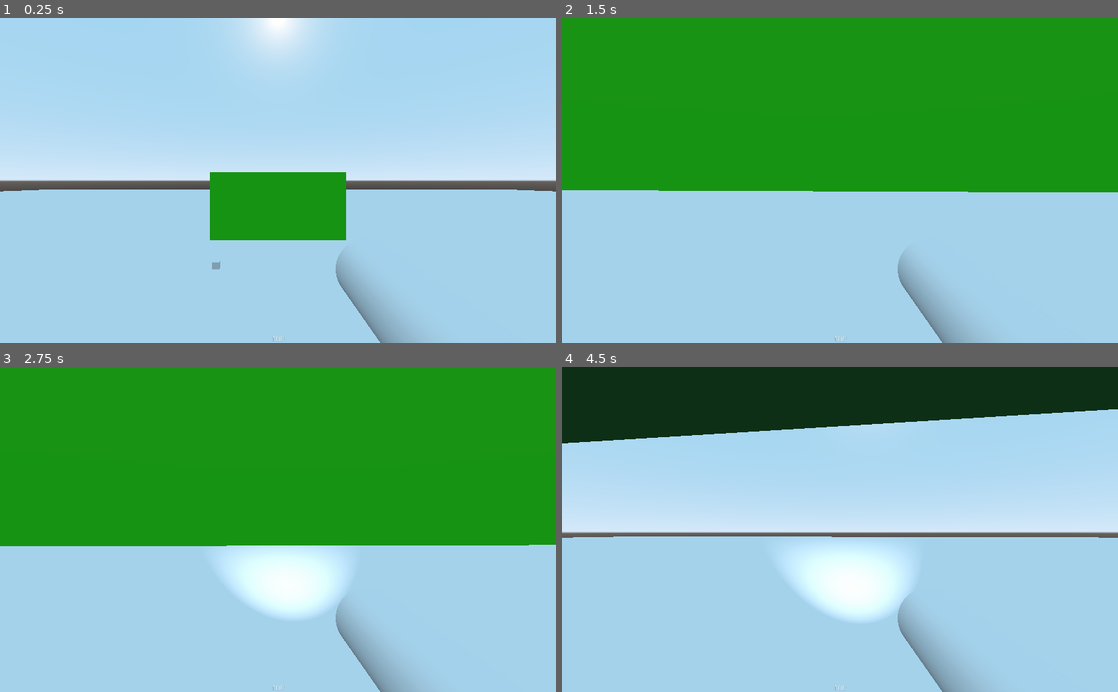
Above: before the commit, frames 1-4 (two rows, left to right).
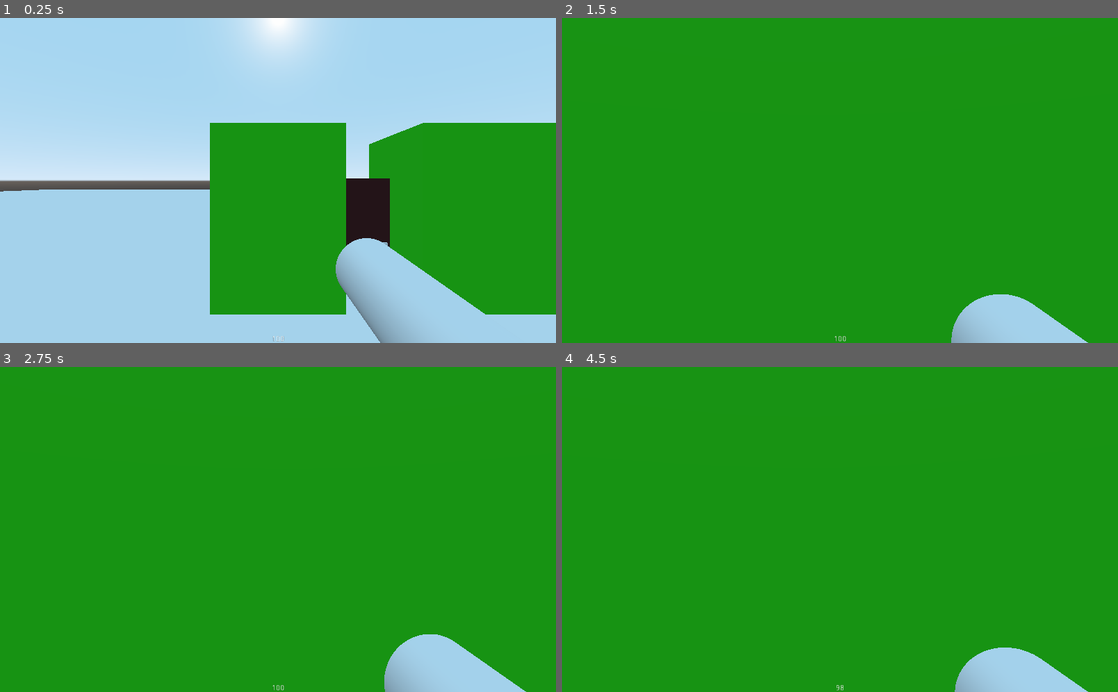
Above: after the commit, the same moments.

Repository: MetSpek/SideProject
Game: Godot game, scene res://Scenes/Test/TestWorld.tscn
The game is run twice, just before and just after one commit, with the same random seed, the same clock (stepped at 60 frames per second) and the same inputs. The project has no main scene, so this scene is started directly.
Inputs (mouse positions are in pixels of both pictures, inside the frame that each line leads up to):
- Up to frame 1 (0.25 s): no input
- Up to frame 2 (1.5 s): move the mouse to (867, 180) at 0.52 s; press the mouse at (867, 180) at 0.53 s; hold W (move_forward) from 0.53 s (still down); tap F (interact) at 0.6 s; tap Space (move_jump) at 0.77 s; move the mouse to (812, 180) at 1.27 s; release the mouse at (812, 180) at 1.28 s; click (812, 180) at 1.35 s
- Up to frame 3 (2.75 s): keep holding W (move_forward); tap Space (move_jump) at 1.52 s; tap F (interact) at 1.55, 2.1 s; move the mouse to (289, 523) at 2.02 s; press the mouse at (289, 523) at 2.03 s
- Up to frame 4 (4.5 s): keep holding W (move_forward); tap Enter at 2.75 s; move the mouse to (834, 536) at 2.77 s; release the mouse at (834, 536) at 2.78 s; click (834, 536) at 2.85 s; tap Space (move_jump) at 3.02, 3.77 s; tap F (interact) at 3.05 s; move the mouse to (878, 532) at 3.52 s; hold Ctrl (move_crouch) 3.53-4.28 s; click (878, 532) at 3.8 s; move the mouse to (795, 526) at 4.27 s; tap Shift (move_run) at 4.35 s

The runs differ from the first frame. In frame 1, 27% of the frame differs, in the area x 37-100%, y 32-92%; in frame 2, 44%; in frame 3, 42%; in frame 4, 98%, in the area x 0-100%, y 0-100%.

Commit message:
feat: add door

Diff:
--- a/Scenes/Equipment/Lockpick.tscn
+++ b/Scenes/Equipment/Lockpick.tscn
@@ -3,7 +3,7 @@
 [ext_resource path="res://Scripts/Equipment/Lockpick.gd" type="Script" id=1]
 
 [sub_resource type="BoxShape" id=1]
-extents = Vector3( 0.25, 0.25, 0.25 )
+extents = Vector3( 0.1, 0.1, 0.1 )
 
 [sub_resource type="SpatialMaterial" id=2]
 albedo_color = Color( 0.333333, 0.313726, 0.313726, 1 )
--- /dev/null
+++ b/Scenes/Interactables/Door.tscn
@@ -0,0 +1,73 @@
+[gd_scene load_steps=7 format=2]
+
+[ext_resource path="res://Scripts/Interactables/Door.gd" type="Script" id=1]
+
+[sub_resource type="SpatialMaterial" id=2]
+albedo_color = Color( 0.286275, 0.0705882, 0.0705882, 1 )
+
+[sub_resource type="BoxShape" id=1]
+extents = Vector3( 0.5, 1, 0.05 )
+
+[sub_resource type="Animation" id=3]
+length = 0.001
+tracks/0/type = "value"
+tracks/0/path = NodePath(".:rotation_degrees")
+tracks/0/interp = 1
+tracks/0/loop_wrap = true
+tracks/0/imported = false
+tracks/0/enabled = true
+tracks/0/keys = {
+"times": PoolRealArray( 0 ),
+"transitions": PoolRealArray( 1 ),
+"update": 0,
+"values": [ Vector3( 0, 0, 0 ) ]
+}
+
+[sub_resource type="Animation" id=4]
+resource_name = "close"
+tracks/0/type = "value"
+tracks/0/path = NodePath(".:rotation_degrees")
+tracks/0/interp = 1
+tracks/0/loop_wrap = true
+tracks/0/imported = false
+tracks/0/enabled = true
+tracks/0/keys = {
+"times": PoolRealArray( 0, 1 ),
+"transitions": PoolRealArray( 1, 1 ),
+"update": 0,
+"values": [ Vector3( 0, 90, 0 ), Vector3( 0, 0, 0 ) ]
+}
+
+[sub_resource type="Animation" id=5]
+resource_name = "open"
+tracks/0/type = "value"
+tracks/0/path = NodePath(".:rotation_degrees")
+tracks/0/interp = 1
+tracks/0/loop_wrap = true
+tracks/0/imported = false
+tracks/0/enabled = true
+tracks/0/keys = {
+"times": PoolRealArray( 0, 1 ),
+"transitions": PoolRealArray( 1, 1 ),
+"update": 0,
+"values": [ Vector3( 0, 0, 0 ), Vector3( 0, 90, 0 ) ]
+}
+
+[node name="Door" type="StaticBody" groups=["Object"]]
+collision_layer = 4
+script = ExtResource( 1 )
+
+[node name="CSGBox" type="CSGBox" parent="."]
+transform = Transform( 1, 0, 0, 0, 1, 0, 0, 0, 1, 0.5, 1, 0 )
+width = 1.0
+depth = 0.1
+material = SubResource( 2 )
+
+[node name="CollisionShape" type="CollisionShape" parent="."]
+transform = Transform( 1, 0, 0, 0, 1, 0, 0, 0, 1, 0.5, 1, 0 )
+shape = SubResource( 1 )
+
+[node name="AnimationPlayer" type="AnimationPlayer" parent="."]
+anims/RESET = SubResource( 3 )
+anims/close = SubResource( 4 )
+anims/open = SubResource( 5 )
--- a/Scenes/Player/Player.tscn
+++ b/Scenes/Player/Player.tscn
@@ -12,7 +12,7 @@
 collision_mask = 2
 script = ExtResource( 1 )
 
-[node name="CollisionShape" type="CollisionShape" parent="."]
+[node name="CollisionShape" type="CollisionShape" parent="." groups=["Player"]]
 transform = Transform( 1, 0, 0, 0, -4.37114e-08, -1, 0, 1, -4.37114e-08, 0, 0, 0 )
 shape = SubResource( 1 )
 
@@ -30,7 +30,7 @@
 
 [node name="interactRayCast" type="RayCast" parent="Waist/Head"]
 enabled = true
-cast_to = Vector3( 0, 0, -2 )
+cast_to = Vector3( 0, 0, -2.5 )
 collision_mask = 4
 
 [node name="InteractTimer" type="Timer" parent="Waist/Head/interactRayCast"]
@@ -40,6 +40,16 @@
 [node name="Hand" type="Spatial" parent="Waist/Head"]
 transform = Transform( 1, 0, 0, 0, 1, 0, 0, 0, 1, 0.2, -0.2, -0.273392 )
 script = ExtResource( 3 )
+
+[node name="tiltCheckLeft" type="RayCast" parent="Waist/Head"]
+enabled = true
+cast_to = Vector3( -0.75, 0, 0 )
+collision_mask = 2
+
+[node name="tiltCheckRight" type="RayCast" parent="Waist/Head"]
+enabled = true
+cast_to = Vector3( 0.75, 0, 0 )
+collision_mask = 2
 
 [node name="SprintTimer" type="Timer" parent="."]
 wait_time = 2.0
--- a/Scenes/Test/TestWorld.tscn
+++ b/Scenes/Test/TestWorld.tscn
@@ -1,7 +1,8 @@
-[gd_scene load_steps=6 format=2]
+[gd_scene load_steps=7 format=2]
 
 [ext_resource path="res://Scenes/Player/Player.tscn" type="PackedScene" id=1]
 [ext_resource path="res://Scenes/Equipment/Lockpick.tscn" type="PackedScene" id=2]
+[ext_resource path="res://Scenes/Interactables/Door.tscn" type="PackedScene" id=3]
 
 [sub_resource type="BoxShape" id=2]
 extents = Vector3( 50, 0.2, 50 )
@@ -26,7 +27,7 @@
 shape = SubResource( 2 )
 
 [node name="HeadBump" type="StaticBody" parent="."]
-transform = Transform( 1, 0, 0, 0, 1, 0, 0, 0, 1, 0, 1.83627, -4.40651 )
+transform = Transform( 1, 0, 0, 0, 3.35696, 0, 0, 0, 1, 0, 1.37838, -4.40651 )
 collision_layer = 6
 
 [node name="CSGBox" type="CSGBox" parent="HeadBump"]
@@ -36,8 +37,23 @@
 [node name="CollisionShape" type="CollisionShape" parent="HeadBump"]
 shape = SubResource( 1 )
 
+[node name="HeadBump2" type="StaticBody" parent="."]
+transform = Transform( 1, 0, 0, 0, 3.35696, 0, 0, 0, 1, 3.12116, 1.37838, -4.40651 )
+collision_layer = 6
+
+[node name="CSGBox" type="CSGBox" parent="HeadBump2"]
+height = 1.0
+material = SubResource( 3 )
+
+[node name="CollisionShape" type="CollisionShape" parent="HeadBump2"]
+shape = SubResource( 1 )
+
 [node name="Player" parent="." instance=ExtResource( 1 )]
 transform = Transform( 1, 0, 0, 0, 1, 0, 0, 0, 1, 0, 2.48094, 0 )
 
 [node name="Lockpick" parent="." instance=ExtResource( 2 )]
-transform = Transform( 1, 0, 0, 0, 1, 0, 0, 0, 1, -0.881381, 1.00572, -3.30653 )
+transform = Transform( 1, 0, 0, 0, 1, 0, 0, 0, 1, 1.97778, 1.00572, -4.30651 )
+
+[node name="Door" parent="." instance=ExtResource( 3 )]
+transform = Transform( 1, 0, 0, 0, 1, 0, 0, 0, 1, 1.085, 0.255409, -4.379 )
+locked = true
--- a/Scripts/Equipment/FlashLight.gd
+++ b/Scripts/Equipment/FlashLight.gd
@@ -2,5 +2,12 @@
 
 onready var light = $SpotLight
 
+var state = "off"
+
 func use():
-	light.visible = !light.visible
+	if state == "off":
+		light.visible = true
+		state = "on"
+	elif state == "on":
+		light.visible = false
+		state = "off"
--- a/Scripts/Equipment/Lockpick.gd
+++ b/Scripts/Equipment/Lockpick.gd
@@ -33,6 +33,7 @@
 
 func use(method):
 	if isPlaying == false:
+		get_tree().call_group("Player", "occupyPlayer")
 		isPlaying = true
 		camera.current = true
 		pin.visible = true
@@ -67,10 +68,9 @@
 func finish():
 	isPlaying = false
 	camera.current = false
-	pin.visible = false
-	unlockPin.visible = false
 	get_tree().call_group("Player", "itemDone")
 	get_tree().call_group("Object", "unlock")
+	queue_free()
 
 
 func _on_Timer_timeout():
--- /dev/null
+++ b/Scripts/Interactables/Door.gd
@@ -0,0 +1,32 @@
+extends StaticBody
+
+onready var animation = $AnimationPlayer
+
+export var connectedObjectNumber = 0
+export var locked = false
+
+var state = "closed"
+
+func use(method):
+	print(method)
+	if locked == false:
+		if method == "Slow":
+			interact(1)
+		elif method == "Fast":
+			interact(2)
+	else:
+		print("Door Locked")
+
+func interact(speed):
+	animation.playback_speed = speed
+	if state == "closed":
+		animation.play("open")
+		state = "open"
+	else:
+		animation.play_backwards("open")
+		state = "closed"
+
+
+func unlock():
+	print("Door unlocked")
+	locked = false
--- a/Scripts/Player/Player.gd
+++ b/Scripts/Player/Player.gd
@@ -17,6 +17,9 @@
 onready var headRayCastLeft = $CrouchRaycasts/headRayCastLeft
 onready var headRayCastRight = $CrouchRaycasts/headRayCastRight
 onready var headRayCastBack = $CrouchRaycasts/headRayCastBack
+
+onready var tiltCheckLeft = $Waist/Head/tiltCheckLeft
+onready var tiltCheckRight = $Waist/Head/tiltCheckRight
 
 export var health = 100
 export var mouseSensitivity = 0.1
@@ -89,11 +92,13 @@
 			isTiltedRight = false
 			tilt_player(0, 0)
 		elif Input.is_action_pressed("move_tilt_left") and not isTiltedLeft:
-			isTiltedLeft = true
-			tilt_player(tiltAmount, -.5)
+			if not tiltCheckLeft.is_colliding():
+				isTiltedLeft = true
+				tilt_player(tiltAmount, -.5)
 		elif Input.is_action_pressed("move_tilt_right") and not isTiltedRight:
-			isTiltedRight = true
-			tilt_player(-tiltAmount, .5)
+			if not tiltCheckRight.is_colliding():
+				isTiltedRight = true
+				tilt_player(-tiltAmount, .5)
 		elif Input.is_action_just_released("move_tilt_left") and isTiltedLeft:
 			isTiltedLeft = false
 			tilt_player(0, 0)
@@ -162,15 +167,18 @@
 
 func _on_InteractTimer_timeout():
 	if playerState == "ALIVE":
-		if interactRayCast.get_collider().has_method("use"):
-			if interactTimes == 1:
-				interactRayCast.get_collider().use("Slow")
+		if interactRayCast.get_collider():
+			if interactRayCast.get_collider().has_method("use"):
+				if interactTimes == 1:
+					interactRayCast.get_collider().use("Slow")
+				else:
+					interactRayCast.get_collider().use("Fast")
 			else:
-				interactRayCast.get_collider().use("Fast")
-			playerState = "OCCUPIED"
-		else:
-			print("This interactable has no use method yet...")
-		interactTimes = 0
+				print("This interactable has no use method yet...")
+			interactTimes = 0
 
 func itemDone():
 	playerState = "ALIVE"
+
+func occupyPlayer():
+	playerState = "OCCUPIED"
